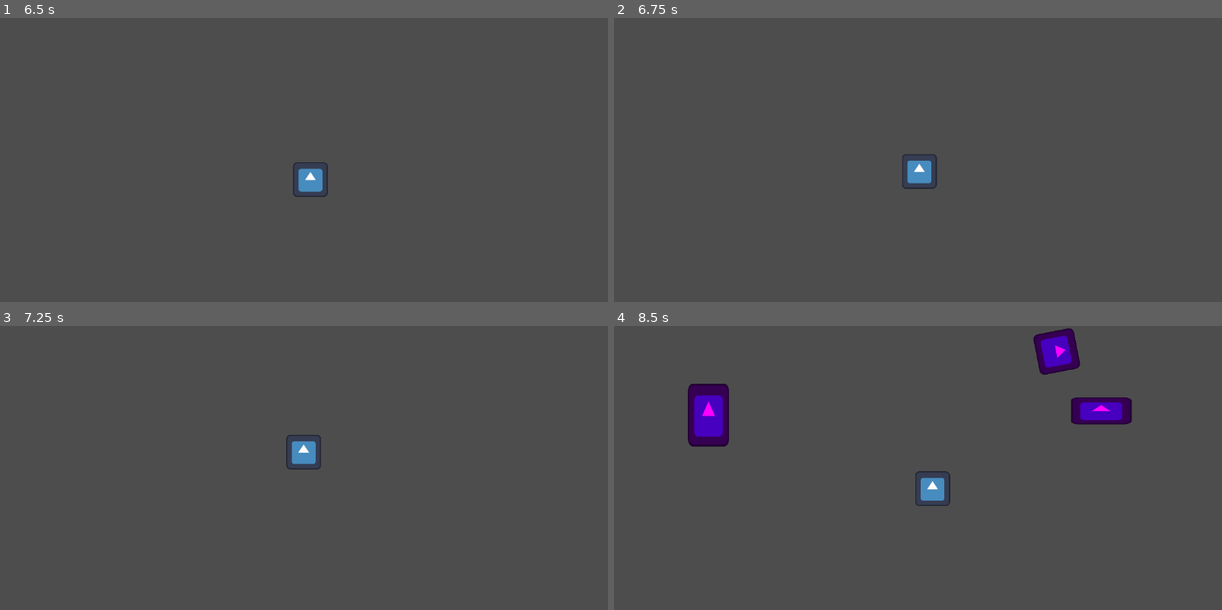
Above: before the commit, frames 1-4 (two rows, left to right).
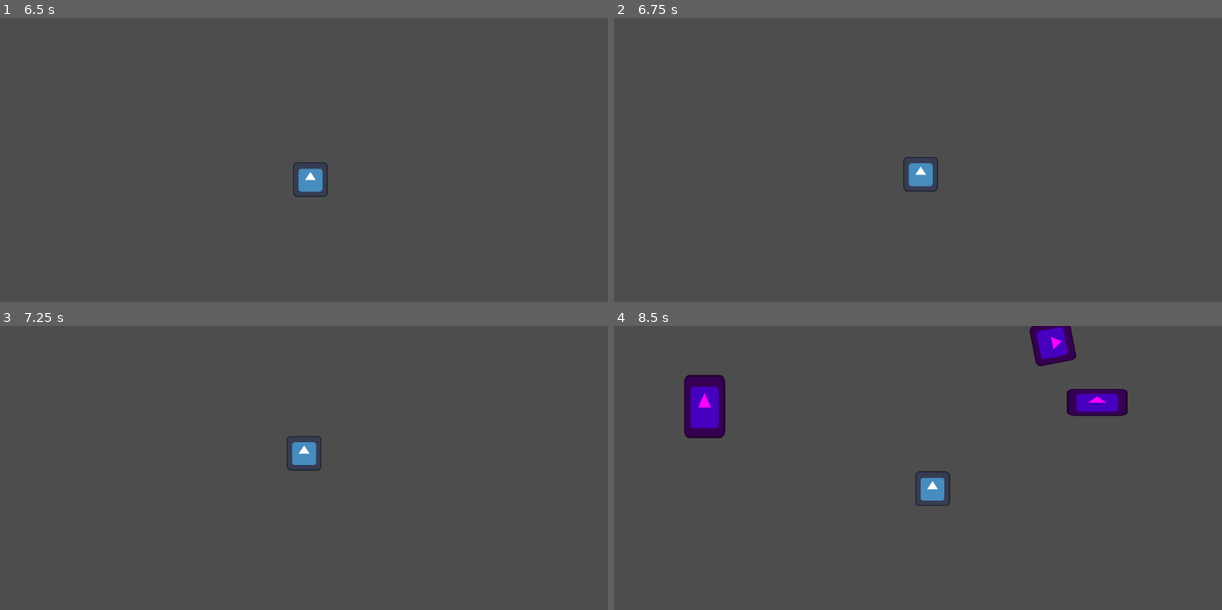
Above: after the commit, the same moments.

Repository: Gr8Grape/but-with-ice-physics
Game: Godot game, scene res://Scenes/test.tscn
Same seed, same stepped clock (60 frames per second), same inputs: the game is played once before the commit and once after it. The engine's default icon, where the game draws it, is replaced by a stand-in: a white triangle on a blue panel in a dark square.
Inputs (mouse positions are in pixels of both pictures, inside the frame that each line leads up to):
- Up to frame 1 (6.5 s): tap Enter at 0.5 s; move the mouse to (437, 171) at 0.52 s; hold Right (right) 0.53-1.28 s; right-click (437, 171) at 0.6 s; move the mouse to (182, 205) at 1.27 s; hold Down (down) 1.28-2.03 s; click (182, 205) at 1.35 s; right-click (182, 205) at 1.55 s; move the mouse to (364, 114) at 2.02 s; hold Right (right) 2.03-2.78 s; right-click (364, 114) at 2.1 s; move the mouse to (273, 256) at 2.77 s; hold W (up) 2.78-3.53 s; right-click (273, 256) at 2.85 s; move the mouse to (486, 239) at 3.52 s; hold Left (left) 3.53-5.03 s; click (486, 239) at 3.6 s; right-click (486, 239) at 3.8 s; move the mouse to (121, 137) at 4.27 s; right-click (121, 137) at 4.35 s; move the mouse to (334, 188) at 5.02 s; hold Down (down) 5.03-5.78 s; right-click (334, 188) at 5.1 s; move the mouse to (212, 103) at 5.77 s; hold Right (right) from 5.78 s (still down); click (212, 103) at 5.85 s; right-click (212, 103) at 6.05 s
- Up to frame 2 (6.75 s): move the mouse to (1051, 171) at 6.52 s; release Right (right) at 6.53 s; hold W (up) from 6.53 s (still down); right-click (1051, 171) at 6.6 s
- Up to frame 3 (7.25 s): keep holding W (up)
- Up to frame 4 (8.5 s): move the mouse to (796, 513) at 7.27 s; release W (up) at 7.28 s; hold Right (right) 7.28-8.03 s; right-click (796, 513) at 7.35 s; move the mouse to (978, 422) at 8.02 s; hold Down (down) from 8.03 s (still down); click (978, 422) at 8.1 s; right-click (978, 422) at 8.3 s

Frame 1 is identical in both runs. In frame 2, 0.3% of the frame differs, in the area x 47-54%, y 47-62%; in frame 3, 0.2%; in frame 4, 3.2%, in the area x 11-86%, y 0-43%.

Commit message:
Grappling Hook!
I got a grappling hook working!
right click and hold to launch
letting go releases the hook

You can grapple onto objects and get pulled towards it, once you collide you will release.

Diff:
--- /dev/null
+++ b/Scenes/grapple.tscn
@@ -0,0 +1,33 @@
+[gd_scene load_steps=5 format=3 uid="uid://bwxara4550ttv"]
+
+[ext_resource type="Script" uid="uid://bs5b3qdj7678h" path="res://Scripts/grapple.gd" id="1_0egho"]
+[ext_resource type="Texture2D" uid="uid://bxlfq456oq5wb" path="res://Sprites/icon.svg" id="2_34tj2"]
+
+[sub_resource type="PlaceholderTexture2D" id="PlaceholderTexture2D_yj0u6"]
+size = Vector2(4, 4)
+
+[sub_resource type="CircleShape2D" id="CircleShape2D_f4m15"]
+radius = 3.0
+
+[node name="Grapple" type="Node2D"]
+script = ExtResource("1_0egho")
+
+[node name="Line" type="Sprite2D" parent="."]
+texture_repeat = 2
+texture = SubResource("PlaceholderTexture2D_yj0u6")
+centered = false
+offset = Vector2(-1, 3)
+region_enabled = true
+region_rect = Rect2(0, 0, 2, 32)
+
+[node name="Head" type="CharacterBody2D" parent="."]
+collision_layer = 8
+collision_mask = 5
+
+[node name="Head" type="Sprite2D" parent="Head"]
+position = Vector2(-1.7881393e-07, 2.9802322e-07)
+scale = Vector2(0.046874996, 0.046874996)
+texture = ExtResource("2_34tj2")
+
+[node name="CollisionShape2D" type="CollisionShape2D" parent="Head"]
+shape = SubResource("CircleShape2D_f4m15")
--- a/Scenes/player.tscn
+++ b/Scenes/player.tscn
@@ -1,7 +1,8 @@
-[gd_scene load_steps=4 format=3 uid="uid://ceh4en565vtv3"]
+[gd_scene load_steps=5 format=3 uid="uid://ceh4en565vtv3"]
 
 [ext_resource type="Script" uid="uid://bocprbe5h5mlq" path="res://Scripts/player.gd" id="1_cvnsp"]
 [ext_resource type="Texture2D" uid="uid://bxlfq456oq5wb" path="res://Sprites/icon.svg" id="1_v0iea"]
+[ext_resource type="PackedScene" uid="uid://bwxara4550ttv" path="res://Scenes/grapple.tscn" id="3_6t5aa"]
 
 [sub_resource type="CircleShape2D" id="CircleShape2D_cvnsp"]
 radius = 8.0
@@ -11,6 +12,8 @@
 collision_mask = 7
 script = ExtResource("1_cvnsp")
 dash_mult = 3
+
+[node name="Grapple" parent="." instance=ExtResource("3_6t5aa")]
 
 [node name="Sprite2D" type="Sprite2D" parent="."]
 position = Vector2(-2.3841858e-07, -2.3841858e-07)
--- /dev/null
+++ b/Scripts/grapple.gd
@@ -0,0 +1,56 @@
+extends Node2D
+
+@onready var head: CharacterBody2D = $Head
+@onready var line: Sprite2D = $Line
+
+var direction := Vector2(0,0)
+#global position the head is in
+var glob_head := Vector2(0,0)
+var def_speed := 300.0
+var speed : float
+var flying := false
+var hooked := false
+var obj_hooked
+
+func shoot(dir: Vector2, init: float) -> void:
+	obj_hooked = null
+	speed = def_speed + init
+	#Normalize the direction and save it
+	direction = dir.normalized()
+	flying = true
+	#reset position
+	glob_head = global_position
+
+func release() -> void:
+	obj_hooked = null
+	flying = false
+	hooked = false
+
+func _process(_delta: float) -> void:
+	#Only visible if flying or attached to something
+	self.visible = flying or hooked
+	if not self.visible:
+		return
+	var head_pos = to_local(glob_head)
+	#rotate the line and head to fit on the line between ourself and the head
+	line.rotation = position.angle_to_point(head_pos) + deg_to_rad(90)
+	head.rotation = position.angle_to_point(head_pos) + deg_to_rad(90)
+	line.position = head_pos
+	line.region_rect.size.y = head_pos.length()
+
+func _physics_process(delta: float) -> void:
+	#reset heads position
+	head.global_position = glob_head
+	if flying:
+		#if collision
+		var collision := head.move_and_collide(direction * speed * delta)
+		if collision:
+			hooked = true
+			flying = false
+			if collision.get_collider() is RigidBody2D:
+				obj_hooked = collision.get_collider()
+
+	if obj_hooked:
+		glob_head = obj_hooked.global_position
+	else:
+		glob_head = head.global_position
--- a/Scripts/player.gd
+++ b/Scripts/player.gd
@@ -5,9 +5,15 @@
 @export var accel := 5.0
 @export var bounciness := .7
 @export var dash_mult := 2
+@export var chain_str := 1000.0
+
+@onready var grapple: Node2D = $Grapple
 
 var dir : Vector2
 var force_push : float
+var reel_amt : int = 0
+var reel_strength : float = 1
+var chain_velocity := Vector2.ZERO
 
 #get direction for x and y based on whether up/down, left/right is pressed.
 func calc_dir() -> void:
@@ -25,20 +31,37 @@
 	if Input.is_action_just_pressed("eject"):
 		velocity = speed * dash_mult * mouse_dir()
 
+	if Input.is_action_just_pressed("grapple"):
+		grapple.shoot(get_local_mouse_position(), velocity.length())
+	elif Input.is_action_just_released("grapple"):
+		grapple.release()
+
 func _physics_process(delta: float) -> void:
 	calc_force_push()
 	calc_dir()
 	handle_input()
 
+	#moving
 	if dir:
 		velocity = lerp(velocity, dir * speed, accel * delta)
 	else:
 		velocity.x = lerp(velocity.x, 0.0, accel * delta)
 		velocity.y = lerp(velocity.y, 0.0, accel * delta)
 
+	# Hook physics
+	if grapple.hooked:
+		chain_velocity = to_local(grapple.glob_head).normalized() * chain_str * reel_strength
+	else:
+		reel_amt = 0
+		reel_strength = 1
+		chain_velocity = Vector2(0,0)
+	velocity += chain_velocity * delta
+
 	#bounce
 	var collision = move_and_collide(velocity * delta)
 	if collision:
 		velocity = velocity.bounce(collision.get_normal()) * bounciness
 		if collision.get_collider() is RigidBody2D:
+			if grapple.hooked:
+				grapple.release()
 			collision.get_collider().apply_impulse(-collision.get_normal() * force_push)
Not shown, added: Scripts/grapple.gd.uid
